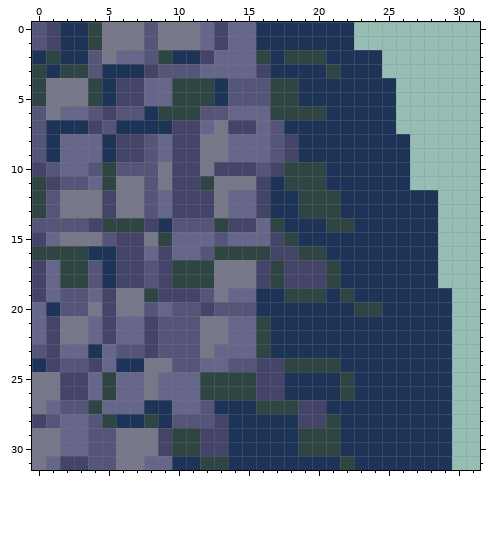
Edited in one commit: pixel-art sprite (images/crater_006.png). The picture above is the old version.
The file is 32x32 pixels.
After the commit:
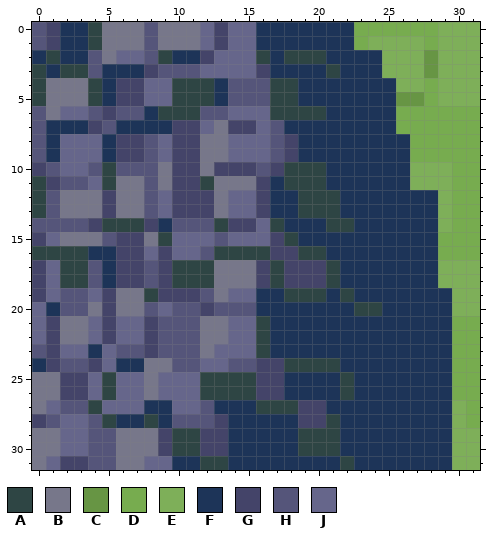
Palette (. is transparent): A #2e4544  B #77778a  C #679544  D #77ac4f  E #7eaf59  F #1d3458  G #444469  H #55557a  J #66668b
From old to new:
y 0: x 23..31 ......... -> DDDDDDEEE
y 1: x 23..31 ......... -> DEEEEDEEE
y 2..3: x 25..31 ....... -> EEECEEE
y 4: x 26..31 ...... -> EEDEEE
y 5: x 26..31 ...... -> CCDEEE
y 6..7: x 26..31 ...... -> DDDDDD
y 8..9: x 27..31 ..... -> DDDDD
y 10..11: x 27..31 ..... -> EEEDD
y 12..14: x 29..31 ... -> EDD
y 15..16: x 29..31 ... -> DDD
y 17..18: x 29..31 ... -> EEE
y 19..20: x 30..31 .. -> EE
y 21..26: x 30..31 .. -> DD
y 27..28: x 30..31 .. -> ED
y 29..31: x 30..31 .. -> EE
Where, in picture pixels (left, top, right, bottom), the same in both pictures:
added: (354, 22, 480, 470)
